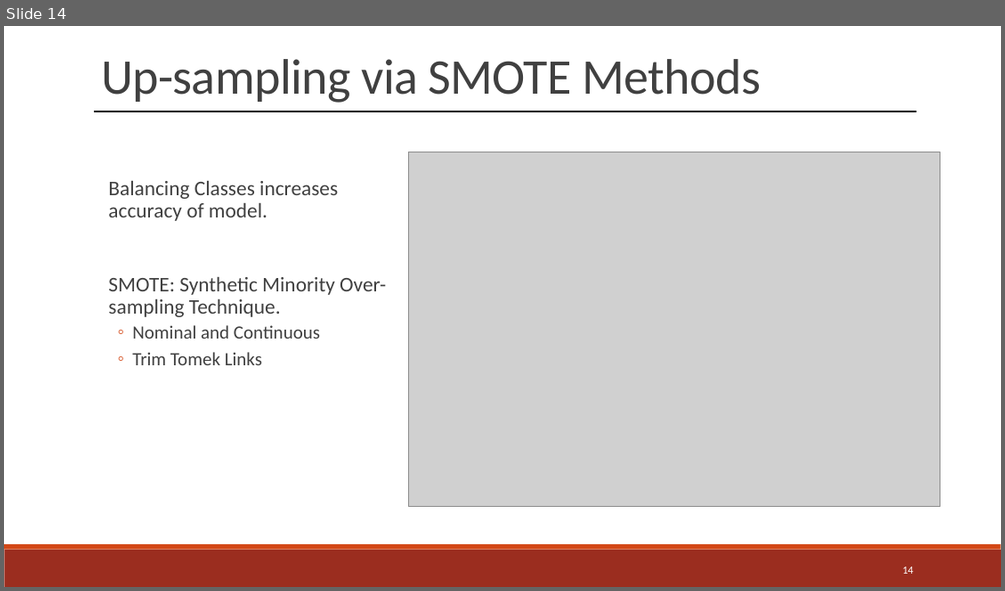
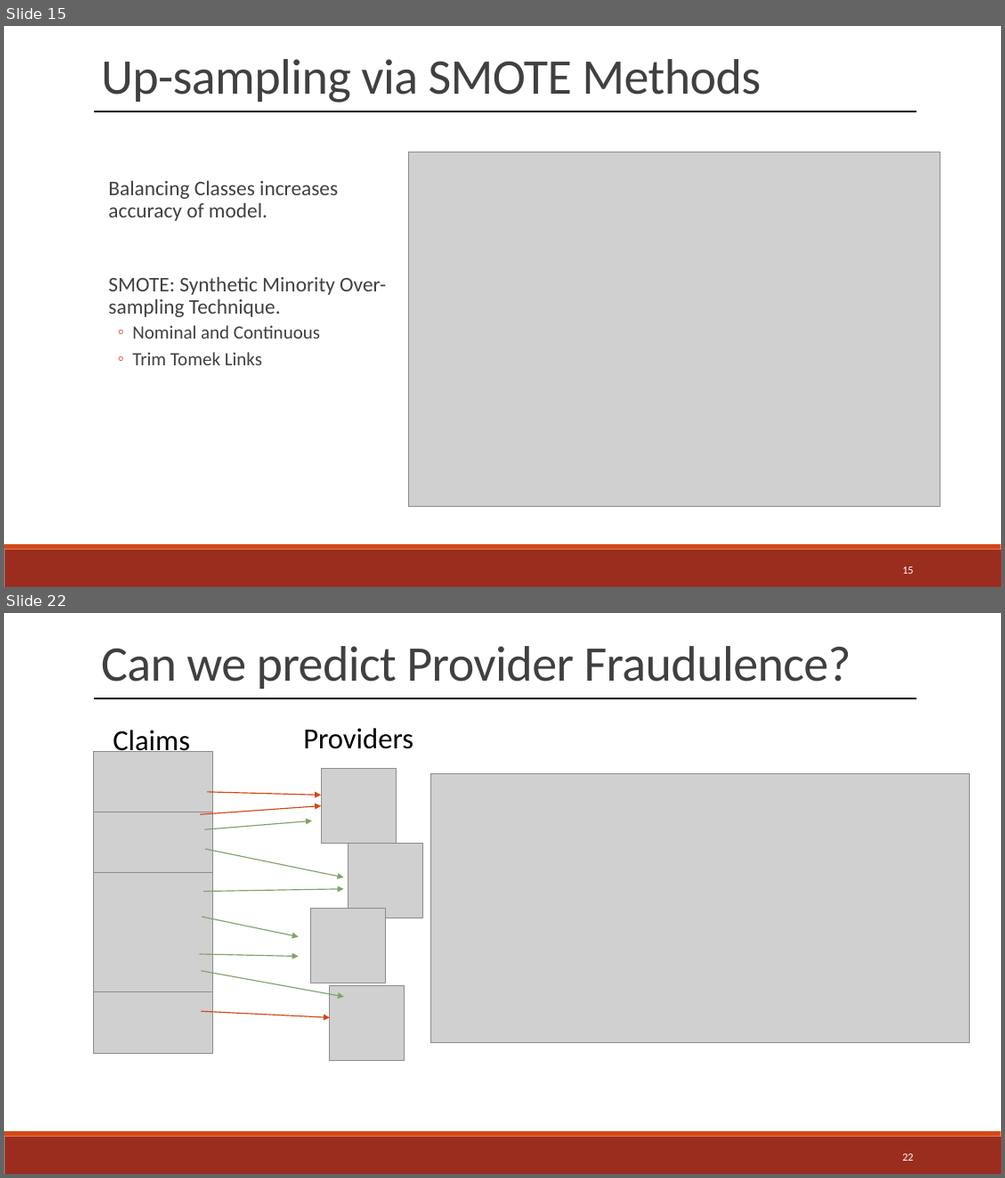
Before and after one commit to jwelch1123/healthcare_fraud_detection, a slide deck: Presentation.pptx. Shown one above the other, each under a label of ours: slide 14 before the commit, slides 15 and 22 after it; the slides between them are not shown. The pictures are 1005x591 and 1005x1178 pixels, drawn with LibreOffice and Linux fonts; fonts in the diff are those of the drawing; grey boxes stand for pictures. Boxes give left, top, right and bottom in pixels: in the first picture for what was removed or moved away, otherwise in the second. Text is boxed around its words. In the diff, an @@ line names an element or a change of style, - is before the commit and + after.

```diff
--- a/Presentation.pptx
+++ b/Presentation.pptx
@@ slide 22 added at (x1=4, y1=613, x2=1001, y2=1174), background #FFFFFF; not listed: 2 template elements that a slide beside it also shows @@
@@ text added at (x1=101, y1=646, x2=851, y2=689), 48 pt, text #404040 @@
+Can we predict Provider Fraudulence?
@@ line added from (94, 698) to (916, 698), #000000 1.5 pt @@
@@ text added at (x1=113, y1=730, x2=190, y2=757), 28 pt, text #000000 @@
+Claims
@@ text added at (x1=303, y1=728, x2=413, y2=749), 28 pt, text #000000 @@
+Providers
@@ picture added at (x1=321, y1=769, x2=396, y2=844) @@
@@ arrow added from (207, 792) to (321, 795), #D34817 1 pt @@
@@ picture added at (x1=430, y1=773, x2=970, y2=1042) @@
@@ arrow added from (200, 814) to (321, 806), #D34817 1 pt @@
@@ arrow added from (204, 830) to (312, 821), #82A26A 1 pt @@
@@ arrow added from (205, 849) to (343, 877), #82A26A 1 pt @@
@@ picture added at (x1=348, y1=844, x2=423, y2=918) @@
@@ group added at (x1=94, y1=751, x2=212, y2=1054): 4 pictures @@
@@ arrow added from (203, 892) to (343, 889), #82A26A 1 pt @@
@@ arrow added from (202, 916) to (299, 937), #82A26A 1 pt @@
@@ picture added at (x1=310, y1=908, x2=386, y2=983) @@
@@ arrow added from (199, 954) to (299, 957), #82A26A 1 pt @@
@@ arrow added from (202, 971) to (344, 997), #82A26A 1 pt @@
@@ picture added at (x1=329, y1=986, x2=404, y2=1061) @@
@@ arrow added from (202, 1011) to (330, 1018), #D34817 1 pt @@
@@ page number added at (x1=902, y1=1153, x2=913, y2=1160), 10.5 pt, text #FFFFFF @@
+22
@@ what was slide 14 is now slide 15 @@
@@ page number at (x1=902, y1=566, x2=913, y2=573): text changed @@
-14
+15
```
Also in this commit, not shown: 7 slides changed, 9 other slides added, 5 slides removed, 18 other files.
